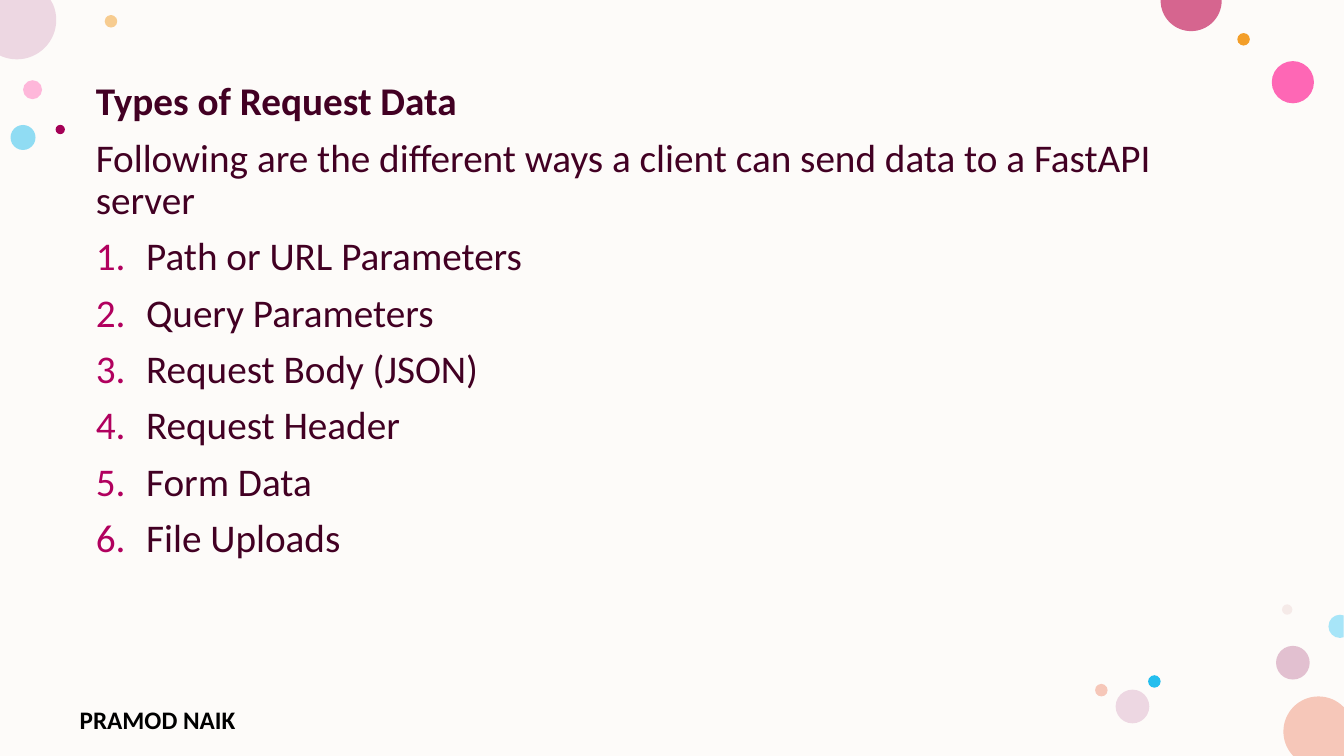
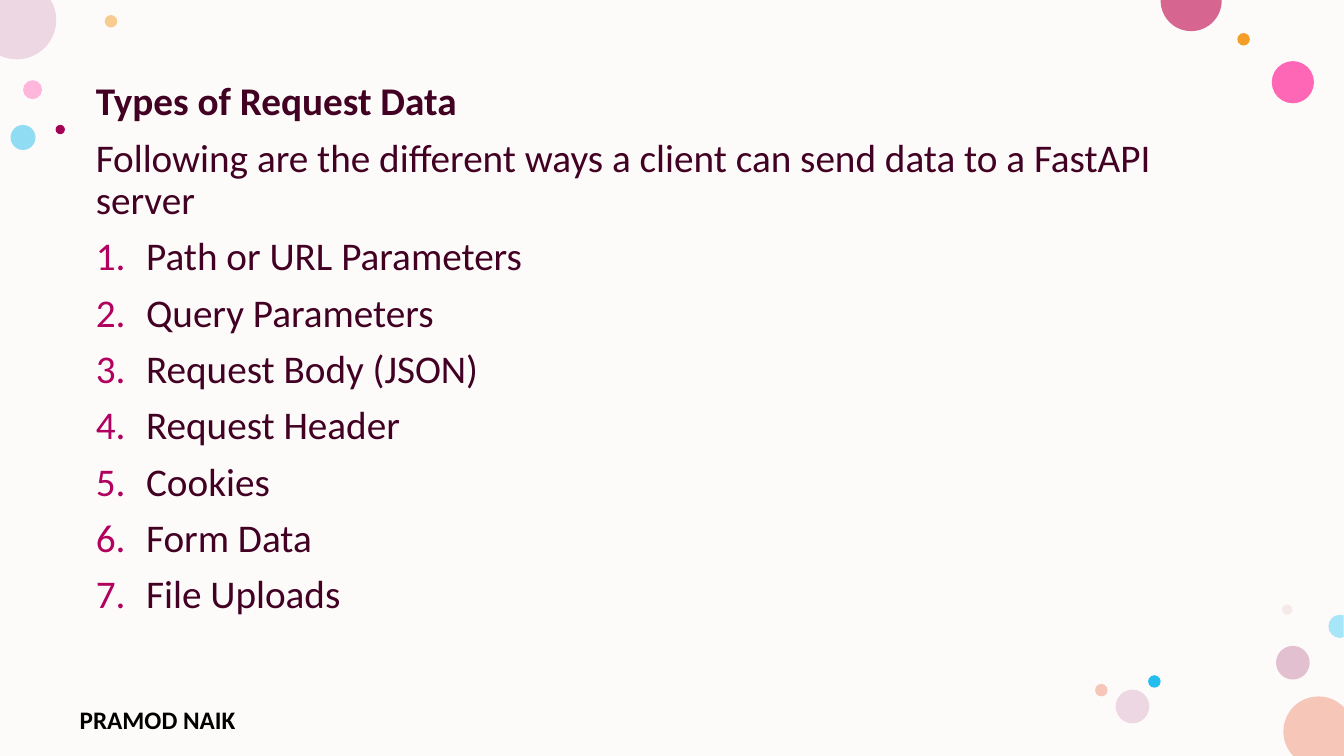
Before and after one commit to PRAMODNAIK-DEV/Backend-Dev-using-Python-FastAPI, a slide deck: slide 11 of FastAPI/FastAPI- Intermediate.pptx (slide 10 before the commit). Drawn at 1344x756 pixels with LibreOffice and Linux fonts; fonts in the diff are those of the drawing; background and template pictures are left out. Boxes give left, top, right and bottom in pixels: in the first picture for what was removed or moved away, otherwise in the second. Text is boxed around its words. In the diff, an @@ line names an element or a change of style, - is before the commit and + after.

```diff
--- a/FastAPI/FastAPI- Intermediate.pptx
+++ b/FastAPI/FastAPI- Intermediate.pptx
@@ text at bbox=[146, 468, 270, 497]: paragraph added @@
+5. Cookies
```
Also in this commit, not shown: 7 other slides changed, 18 slides added, 6 slides removed, 5 other files.
